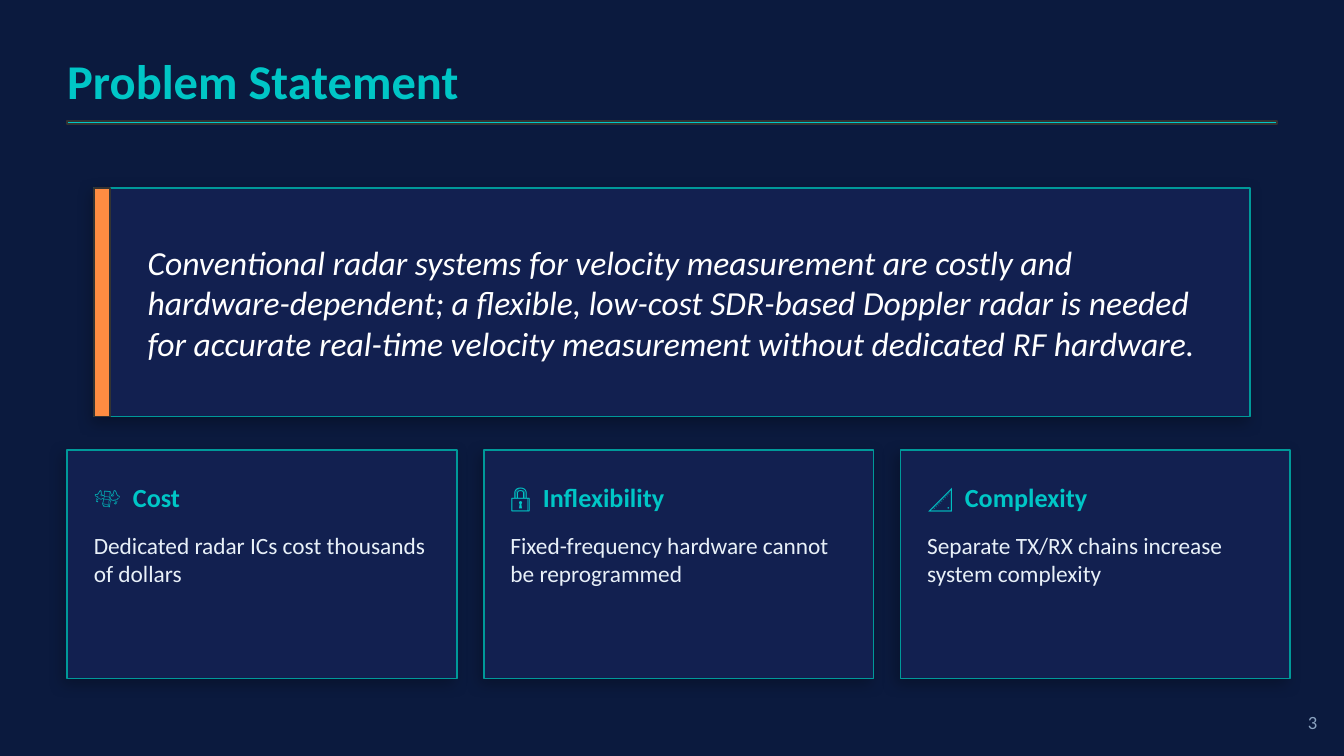
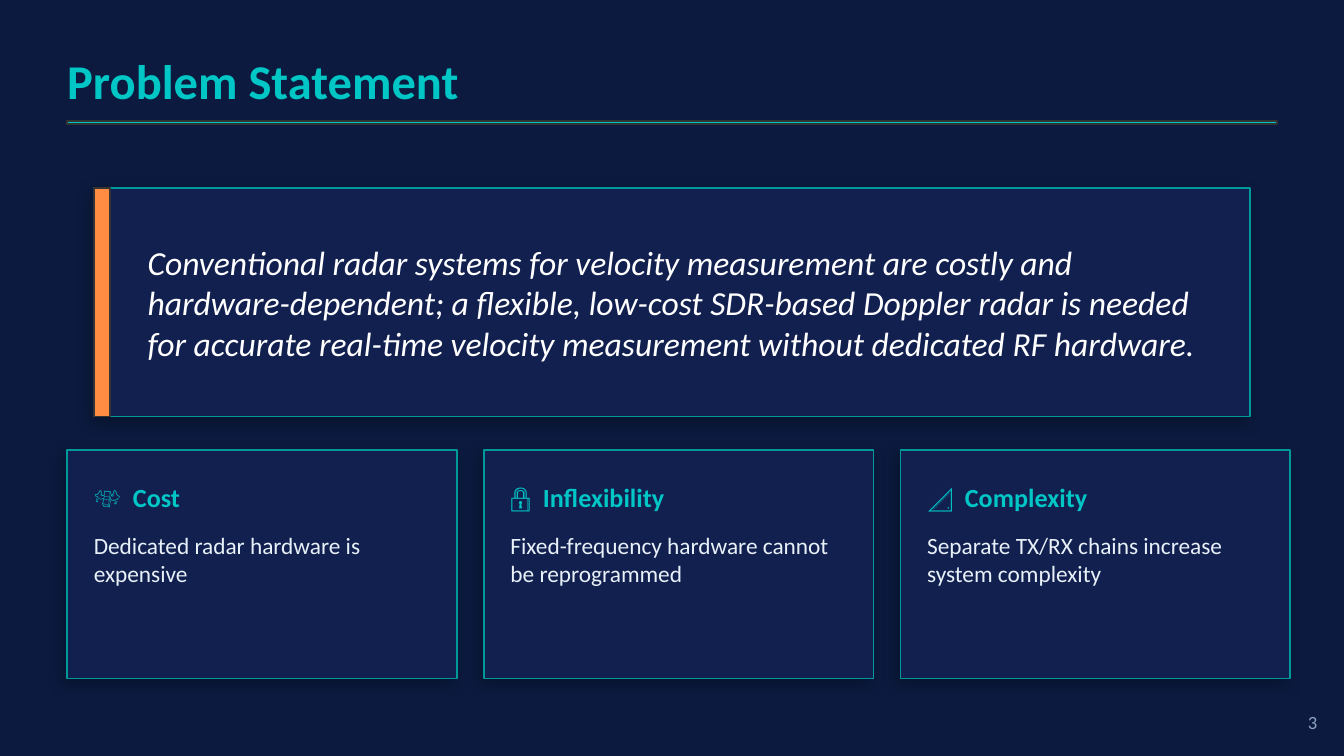
Before and after one commit to dani1560/SDR_Doppler_Radar_Pluto, a slide deck: slide 4 of docs/SDR_Doppler_Radar_CDRB.pptx khan.pptx. Drawn at 1344x756 pixels with LibreOffice and Linux fonts; fonts in the diff are those of the drawing. Boxes give left, top, right and bottom in pixels: in the first picture for what was removed or moved away, otherwise in the second. Text is boxed around its words. In the diff, an @@ line names an element or a change of style, - is before the commit and + after.

```diff
--- a/docs/SDR_Doppler_Radar_CDRB.pptx khan.pptx
+++ b/docs/SDR_Doppler_Radar_CDRB.pptx khan.pptx
@@ text at <box>94,537,360,586</box>: text changed @@
-Dedicated radar ICs cost thousands of dollars
+Dedicated radar hardware is expensive
```
Also in this commit, not shown: 1 other slide changed, 1 other file.
